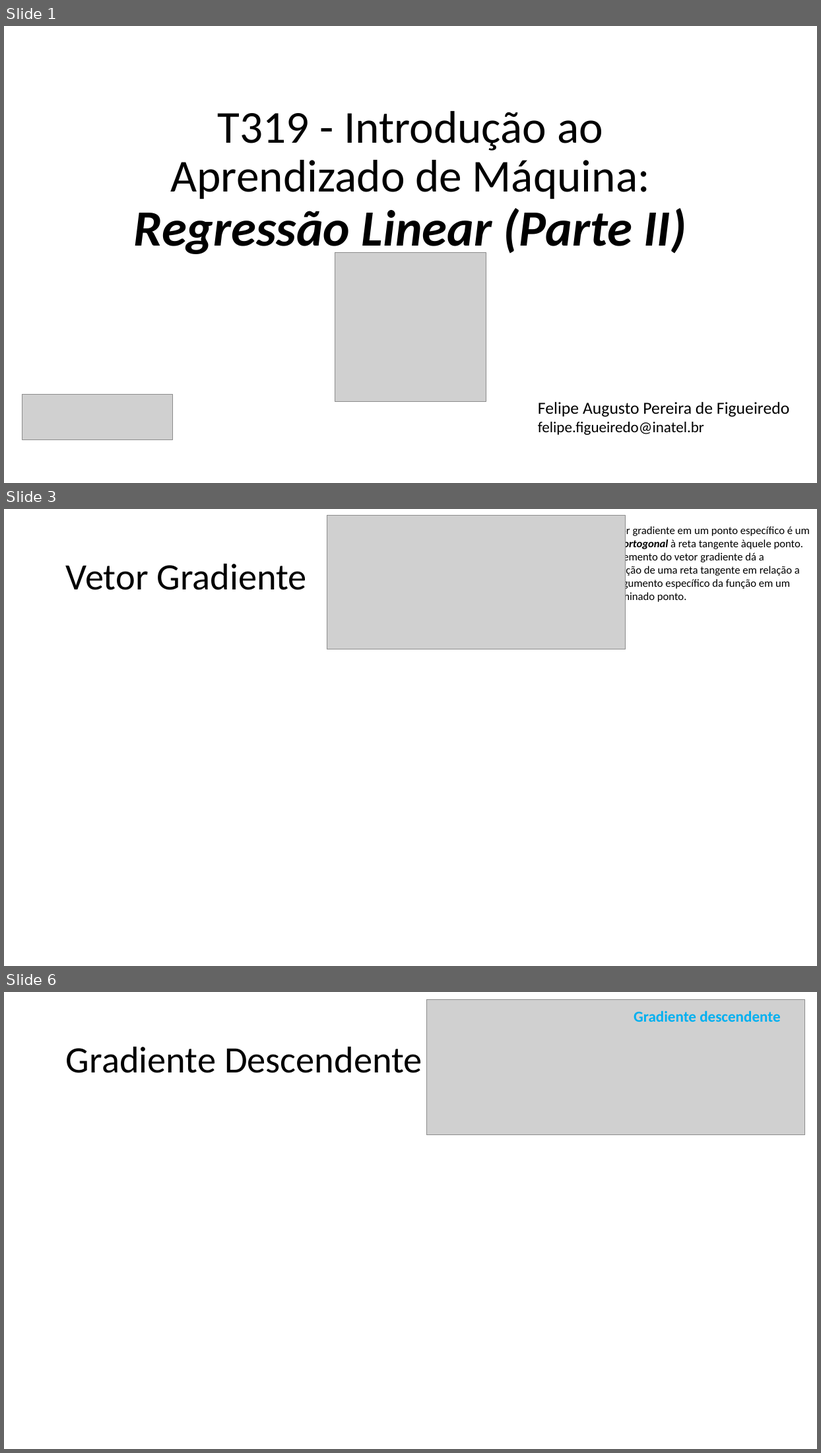
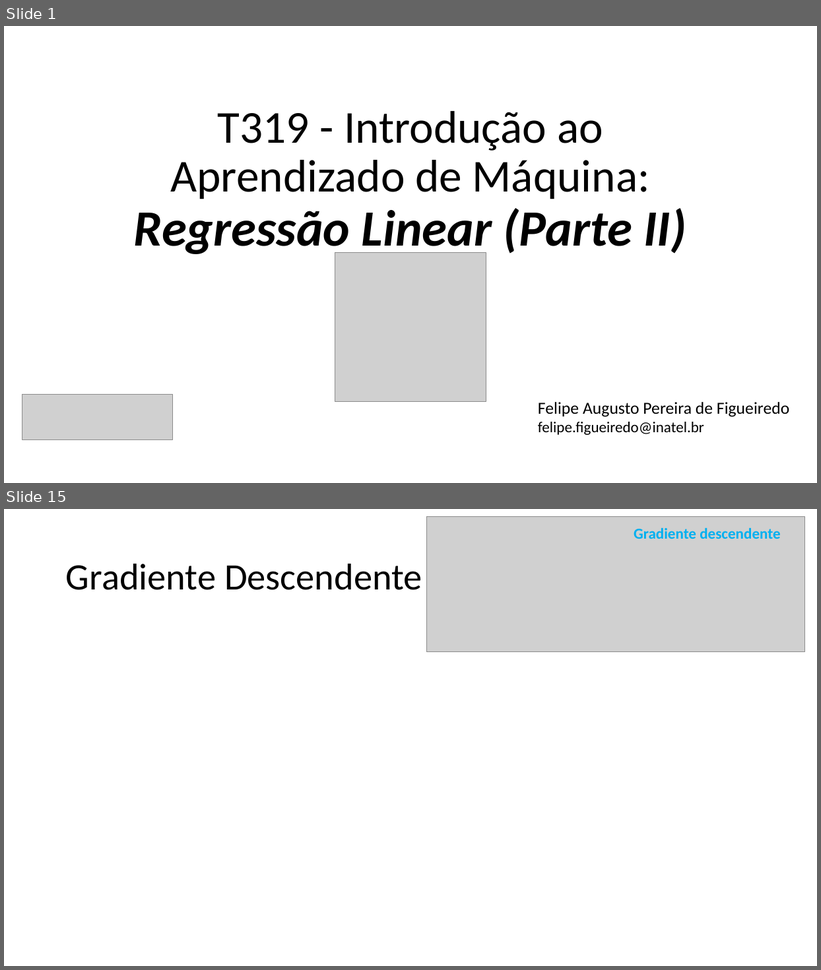
Before and after one commit to zz4fap/t319_aprendizado_de_maquina, a slide deck: slides/T319_Regressão_Linear (Parte II).pptx. Shown one above the other, each under a label of ours: slides 1, 3 and 6 before the commit, slides 1 and 15 after it; the slides between them are not shown. The pictures are 821x1453 and 821x970 pixels, drawn with LibreOffice and Linux fonts; fonts in the diff are those of the drawing; grey boxes stand for pictures. Boxes give left, top, right and bottom in pixels: in the first picture for what was removed or moved away, otherwise in the second. Text is boxed around its words. In the diff, an @@ line names an element or a change of style, - is before the commit and + after.

```diff
--- a/slides/T319_Regressão_Linear (Parte II).pptx
+++ b/slides/T319_Regressão_Linear (Parte II).pptx
@@ slide 3 removed at [4,509,817,966], background #FFFFFF @@
@@ picture removed at [327,515,626,650] @@
@@ text removed at [597,525,810,603] @@
-• O vetor gradiente em um ponto específico é um vetor ortogonal à reta tangente àquele ponto.
-• Um elemento do vetor gradiente dá a inclinação de uma reta tangente em relação a um argumento específico da função em um determinado ponto.
@@ title removed at [66,563,307,590] @@
-Vetor Gradiente
@@ what was slide 6 is now slide 15 @@
```
Also in this commit, not shown: 2 slides changed, 17 slides added, 1 other slide removed, 5 other files.
